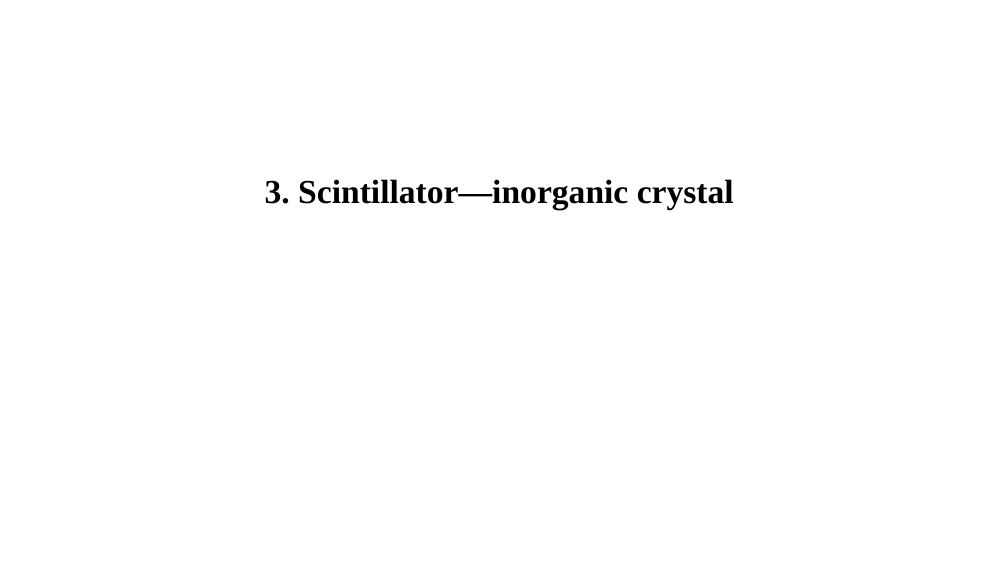
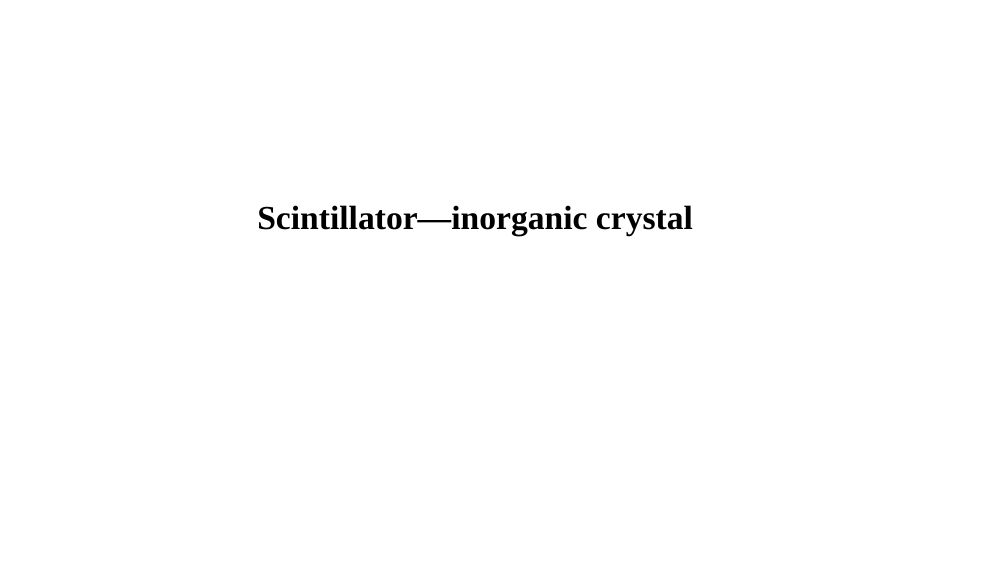
Before and after one commit to gfh16/StudyNotes, a slide deck: slide 19 of 03DE-E-Detector.pptx (slide 26 before the commit). Drawn at 1008x567 pixels with LibreOffice and Linux fonts; fonts in the diff are those of the drawing. Boxes give left, top, right and bottom in pixels: in the first picture for what was removed or moved away, otherwise in the second. Text is boxed around its words. In the diff, an @@ line names an element or a change of style, - is before the commit and + after.

Commit message:
Add scintillator

```diff
--- a/03DE-E-Detector.pptx
+++ b/03DE-E-Detector.pptx
@@ text at <box>257,205,693,236</box>: text changed @@
-3. Scintillator—inorganic crystal
+Scintillator—inorganic crystal
```
Also in this commit, not shown: 2 other slides changed, 6 slides added, 3 slides removed, 1 other file.
